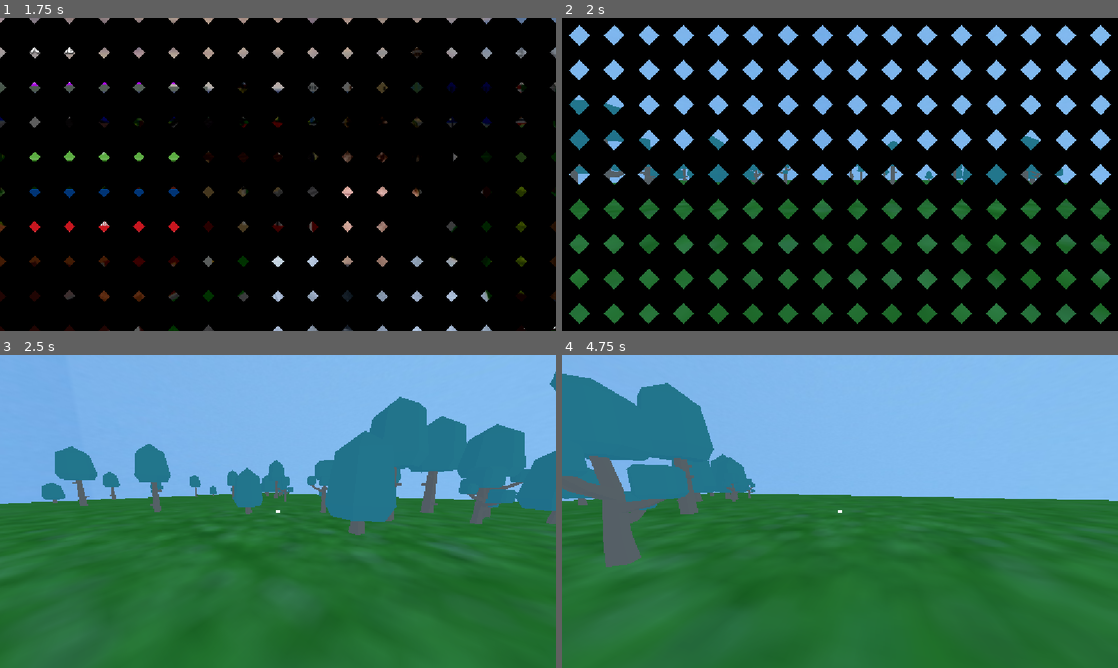
Above: before the commit, frames 1-4 (two rows, left to right).
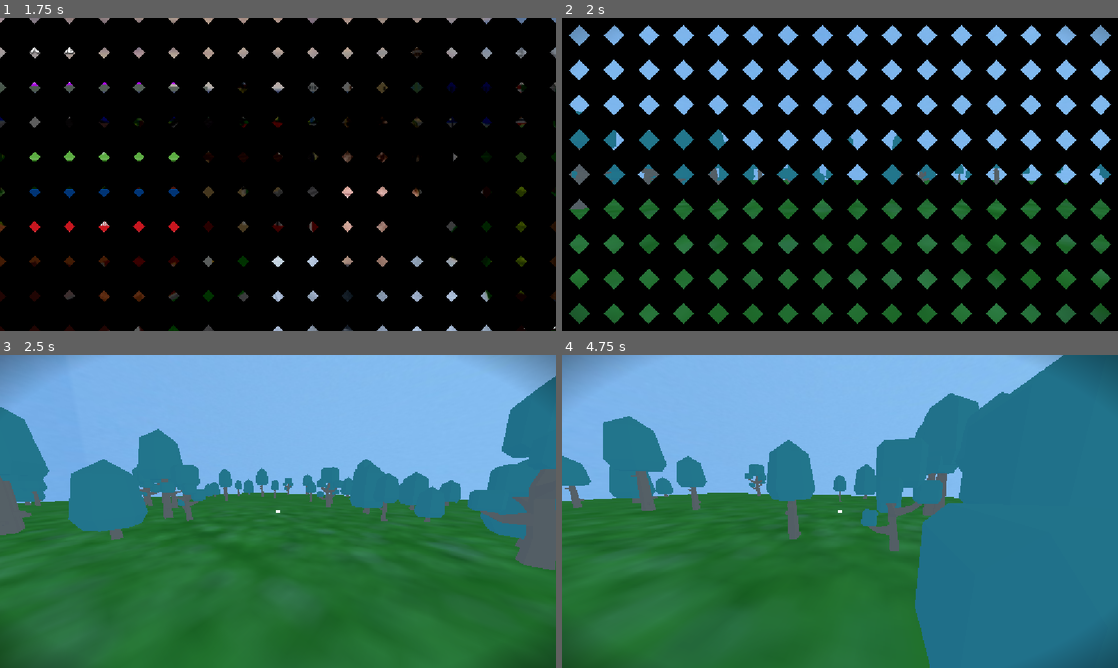
Above: after the commit, the same moments.

Repository: TrueDotBin/ELEVENZTOWN
Game: Godot game, scene res://scenes/ui/splash.tscn
Two runs of this game, one before a commit and one after it. Both use one fixed random seed, a clock stepped at 60 frames per second and the inputs below. Video files are missing from this copy of the repository; at most half a second of black plays in their place. Sound files missing from this copy of the repository are replaced by a short silence.
Inputs (mouse positions are in pixels of both pictures, inside the frame that each line leads up to):
- Up to frame 1 (1.75 s): tap Enter at 0.5 s; move the mouse to (400, 158) at 0.52 s; hold D (right) 0.53-1.25 s; tap Space (jump) at 0.77 s; click "play!" at 1.25 s
- Up to frame 2 (2 s): no input
- Up to frame 3 (2.5 s): move the mouse to (250, 511) at 2.02 s; hold W (forwards) from 2.03 s (still down); tap Space (jump) at 2.27 s
- Up to frame 4 (4.75 s): keep holding W (forwards); move the mouse to (851, 505) at 2.77 s; move the mouse to (834, 517) at 3.52 s; tap Space (jump) at 3.77, 4.52 s; move the mouse to (878, 514) at 4.27 s

Frame 1 is identical in both runs. In frame 2, 2.2% of the frame differs, in the area x 1-99%, y 2-98%; in frame 3, 22%; in frame 4, 47%, in the area x 0-100%, y 0-100%.

Commit message:
Add vignette shader and rename trees.gd to scatter.gd

Diff:
--- a/scenes/game/game.tscn
+++ b/scenes/game/game.tscn
@@ -3,8 +3,9 @@
 [ext_resource type="Texture2D" uid="uid://c8g6pu8hhxyu7" path="res://assets/sprites/game/grass.png" id="1_7h61r"]
 [ext_resource type="Texture2D" uid="uid://s3m264aoqufl" path="res://assets/sprites/game/sky.png" id="2_0sr1o"]
 [ext_resource type="Script" uid="uid://c7fnvpolr7yog" path="res://scripts/game/player.gd" id="3_0sr1o"]
-[ext_resource type="Script" uid="uid://cmogffra04txe" path="res://scripts/game/trees.gd" id="4_kelw5"]
+[ext_resource type="Script" uid="uid://cmogffra04txe" path="res://scripts/game/scatter.gd" id="4_kelw5"]
 [ext_resource type="PackedScene" uid="uid://deyo0uelyuxg5" path="res://assets/models/tree1.glb" id="5_bdhmt"]
+[ext_resource type="Shader" uid="uid://bhovhrwxnle4d" path="res://shaders/vignette.gdshader" id="5_lfrn8"]
 [ext_resource type="PackedScene" uid="uid://dmsb1pnsj0dp1" path="res://assets/models/tree2.glb" id="6_87uf6"]
 [ext_resource type="PackedScene" uid="uid://b4w877r4rsln7" path="res://assets/models/tree3.glb" id="7_2a8rs"]
 
@@ -29,6 +30,12 @@
 [sub_resource type="CapsuleMesh" id="CapsuleMesh_77xa6"]
 
 [sub_resource type="CapsuleShape3D" id="CapsuleShape3D_77xa6"]
+
+[sub_resource type="ShaderMaterial" id="ShaderMaterial_87uf6"]
+shader = ExtResource("5_lfrn8")
+shader_parameter/alpha = 1.0
+shader_parameter/inner_radius = 0.6
+shader_parameter/outer_radius = 1.92
 
 [node name="Game" type="Node3D" unique_id=1496960987]
 
@@ -65,8 +72,10 @@
 
 [node name="Trees" type="Node3D" parent="." unique_id=1327645443]
 script = ExtResource("4_kelw5")
+amount = 135
 area = Vector2(120, 120)
-trees = Array[PackedScene]([ExtResource("5_bdhmt"), ExtResource("6_87uf6"), ExtResource("7_2a8rs")])
+models = Array[PackedScene]([ExtResource("5_bdhmt"), ExtResource("6_87uf6"), ExtResource("7_2a8rs")])
+max_size = 6.0
 
 [node name="HUD" type="CanvasLayer" parent="." unique_id=269544427]
 
@@ -92,3 +101,11 @@
 offset_bottom = 4.0
 grow_horizontal = 2
 grow_vertical = 2
+
+[node name="Vignette" type="ColorRect" parent="HUD" unique_id=247409419]
+material = SubResource("ShaderMaterial_87uf6")
+anchors_preset = 15
+anchor_right = 1.0
+anchor_bottom = 1.0
+grow_horizontal = 2
+grow_vertical = 2
--- a/scripts/game/trees.gd
+++ b/scripts/game/scatter.gd
@@ -4,37 +4,36 @@
 @export var area: Vector2 = Vector2(50, 50)
 
 @export_category("3D Models")
-@export var trees: Array[PackedScene] = []
+@export var models: Array[PackedScene] = []
 @export var min_size: float = 2.5
 @export var max_size: float = 7
 
 func _ready() -> void:
-	_create_trees()
+	_scatter_models()
 
-func _create_trees() -> void:
+func _scatter_models() -> void:
 	for child in get_children():
 		child.queue_free()
 
 	for i in amount:
-		_spawn_tree()
+		_spawn_model()
 
-func _spawn_tree() -> void:
-	if trees.is_empty():
+func _spawn_model() -> void:
+	if models.is_empty():
 		return
 
-	var tree = trees.pick_random()
-	var instance: Node3D = tree.instantiate()
+	var model = models.pick_random()
+	var instance: Node3D = model.instantiate()
 
 	var pos = Vector3(
 		randf_range(-area.x / 2, area.x / 2),
-		0,
+		randf_range(0, -0.45),
 		randf_range(-area.y / 2, area.y / 2)
 	)
+
 	instance.position = pos
 
-	var tree_scale = Vector3.ONE * randf_range(min_size, max_size)
-	instance.scale = tree_scale
-
-	instance.rotation.y = randi() * TAU
+	var rand_scale = Vector3.ONE * randf_range(min_size, max_size)
+	instance.scale = rand_scale
 
 	add_child(instance)
--- a/scripts/ui/phone/app_icon.gd
+++ /dev/null
@@ -1,19 +0,0 @@
-extends Control
-
-@export_category("App Metadata")
-@export var app_name: String = "App"
-@export var app_icon: Texture2D
-@export var app_screen: String
-
-@export_category("Other")
-@export var home_screen: HomeScreen
-
-@onready var app_name_label: Label = $AppNameLabel
-@onready var app_icon_tr: TextureRect = $AppIcon
-
-func _ready() -> void:
-	app_name_label.text = app_name
-	app_icon_tr.texture = app_icon
-
-func _on_click_handler_pressed() -> void:
-	home_screen.app_requested.emit(app_screen)
--- a/scripts/ui/phone/calc.gd
+++ /dev/null
@@ -1,53 +0,0 @@
-extends Control
-
-# please dont blame me for the bad code
-
-var _expr: Expression
-var _input: String = ""
-
-@export var container: Container
-@export var display: Label
-
-func _add_to_input(btn_text: String):
-	match btn_text:
-		"C":
-			_input = ""
-
-		"⌫":
-			_input = _input.left(-1)
-
-		_:
-			_input += btn_text
-
-	display.text = _input
-
-func _on_btn_press(btn_text: String):
-	if not btn_text == "=":
-		_add_to_input(btn_text)
-	else:
-		var error = _expr.parse(_input)
-
-		if not error == OK:
-			var error_text = _expr.get_error_text()
-			display.text = error_text
-
-			push_error("[Calculator] %s" % error_text)
-			return
-
-		var result = _expr.execute()
-
-		if not _expr.has_execute_failed():
-			_input = str(result)
-			display.text = _input
-
-func _connect_all_buttons_in_container(contain: Container):
-	for child in contain.get_children():
-		if child is Button:
-			child.pressed.connect(_on_btn_press.bind(child.text))
-
-		if child is Container:
-			_connect_all_buttons_in_container(child)
-
-func _ready() -> void:
-	_expr = Expression.new()
-	_connect_all_buttons_in_container(container)
--- a/scripts/ui/phone/home_screen.gd
+++ /dev/null
@@ -1,4 +0,0 @@
-class_name HomeScreen
-extends Control
-
-signal app_requested(screen: String)
--- a/scripts/ui/phone/lock_screen.gd
+++ /dev/null
@@ -1,10 +0,0 @@
-extends Control
-
-@export var unlock_screen_name: String
-
-func on_home_pressed(phone: Phone):
-	phone.show_screen(unlock_screen_name, false)
-
-	var tween = TweenManager.create(self, Tween.EASE_OUT, Tween.TRANS_CIRC)
-	tween.tween_property(self, "position:y", -size.y, 0.35)
-	tween.finished.connect(hide)
--- /dev/null
+++ b/shaders/vignette.gdshader
@@ -0,0 +1,13 @@
+shader_type canvas_item;
+
+uniform float alpha = 1.0;
+uniform float inner_radius = 0.0;
+uniform float outer_radius = 1.0;
+
+void fragment() {
+	float x = abs(UV.r - .5) * 2.0;
+	float y = abs(UV.g - .5) * 2.0;
+	float q = 1.0 - (1.0 - sqrt(x * x + y * y) / outer_radius) / (1.0 - inner_radius);
+
+	COLOR = vec4(0, 0, 0, q * alpha);
+}
Renamed: scripts/game/trees.gd.uid -> scripts/game/scatter.gd.uid
Not shown, removed: scripts/ui/phone/app_icon.gd.uid
Not shown, removed: scripts/ui/phone/calc.gd.uid
Not shown, removed: scripts/ui/phone/home_screen.gd.uid
Not shown, removed: scripts/ui/phone/lock_screen.gd.uid
Not shown, added: shaders/vignette.gdshader.uid
